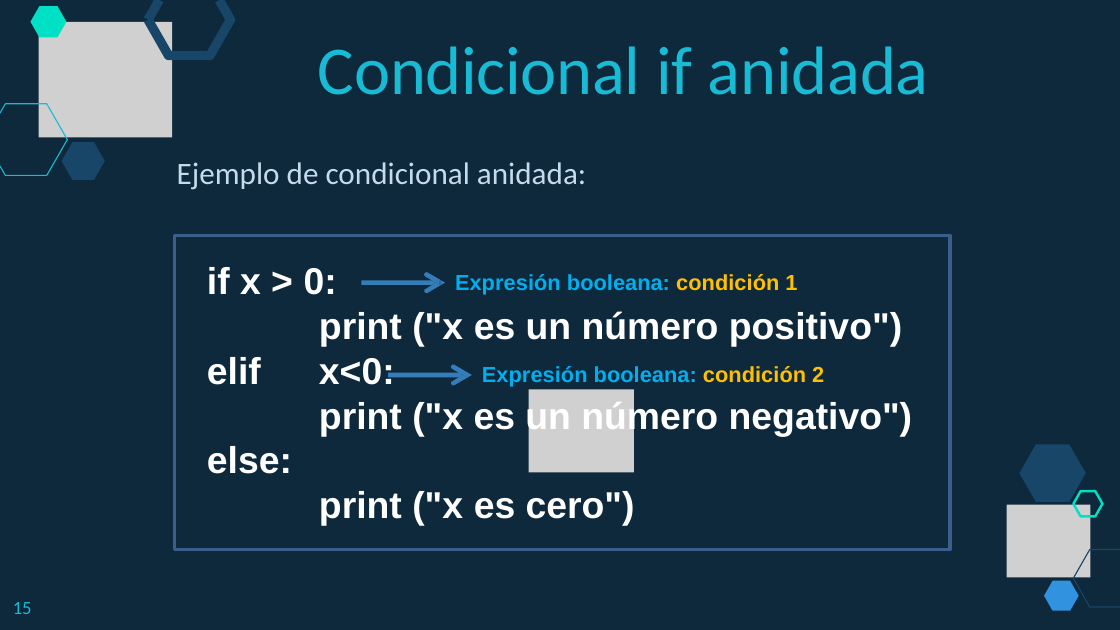
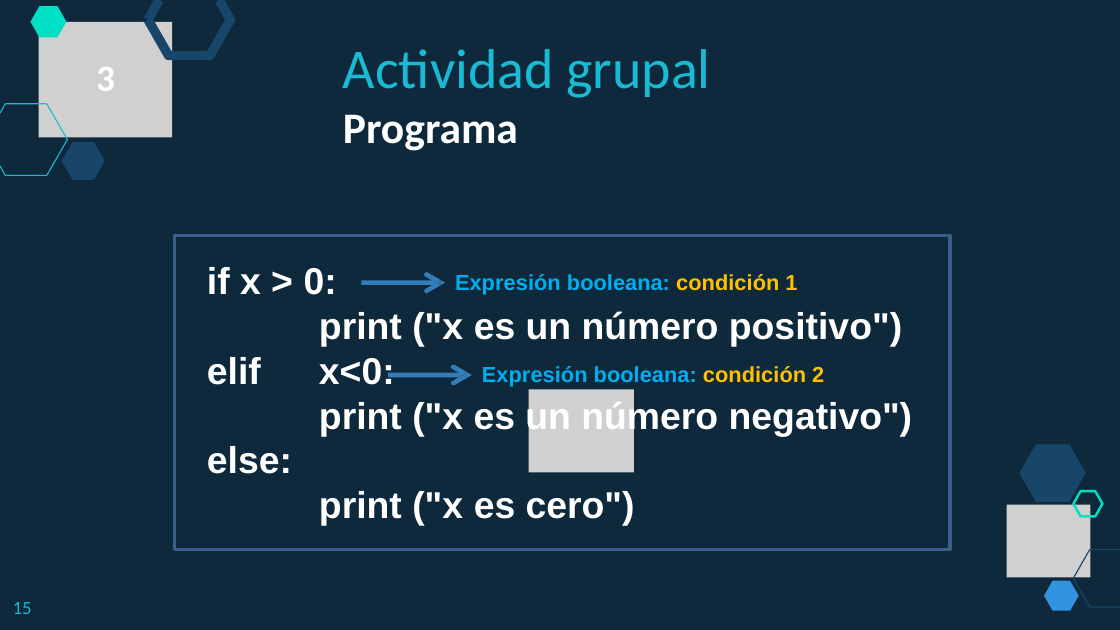
Before and after one commit to lizetheP/PensamientoC, a slide deck: slide 23 of calendario/documentos/4_Condicionales.pptx (slide 21 before the commit). Drawn at 1120x630 pixels with LibreOffice and Linux fonts; fonts in the diff are those of the drawing; grey boxes stand for pictures. Boxes give left, top, right and bottom in pixels: in the first picture for what was removed or moved away, otherwise in the second. Text is boxed around its words. In the diff, an @@ line names an element or a change of style, - is before the commit and + after.

```diff
--- a/calendario/documentos/4_Condicionales.pptx
+++ b/calendario/documentos/4_Condicionales.pptx
@@ text removed at box(318, 46, 929, 95) @@
-Condicional if anidada
@@ text added at box(343, 49, 711, 151), 36 pt, text #18BAD4 @@
+Actividad grupal
+Programa
@@ text added at box(96, 67, 115, 91), 24 pt, text #FFFFFF, bold @@
+3
@@ text removed at box(177, 162, 586, 190) @@
-Ejemplo de condicional anidada:
```
Also in this commit, not shown: 5 other slides changed, 8 slides removed, 10 other files.
